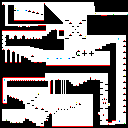
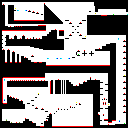
Two versions of the same layered image (128 × 128). Layer-by-layer changes:
painted on "图层 1" over (8, 9, 126, 121)
